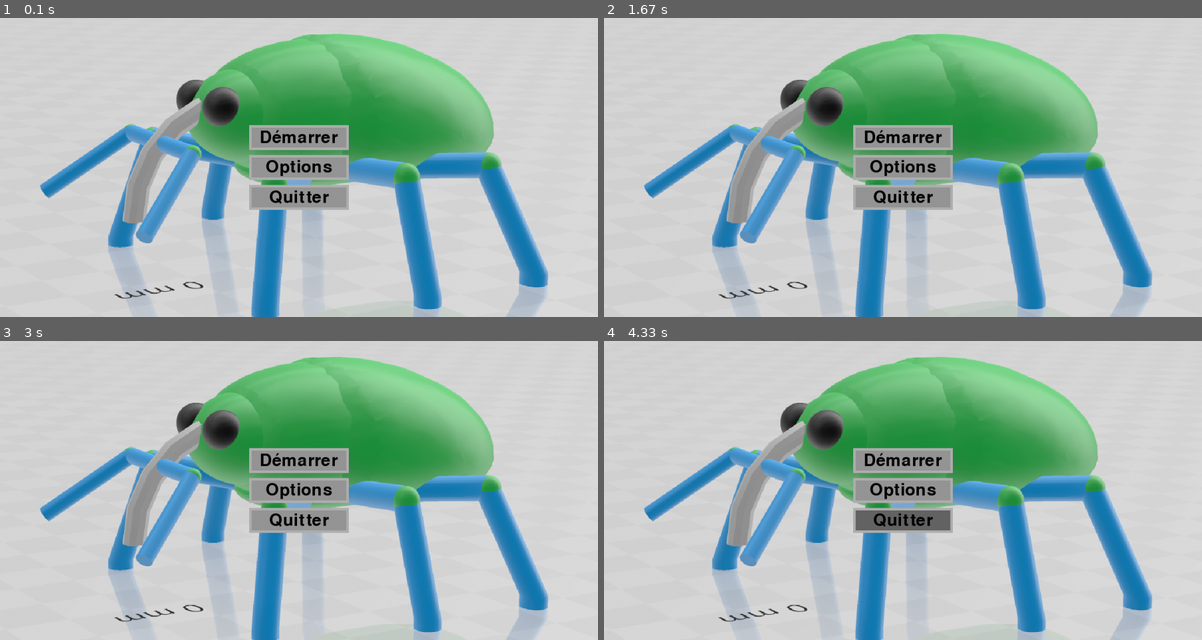
Above: before the commit, frames 1-4 (two rows, left to right).
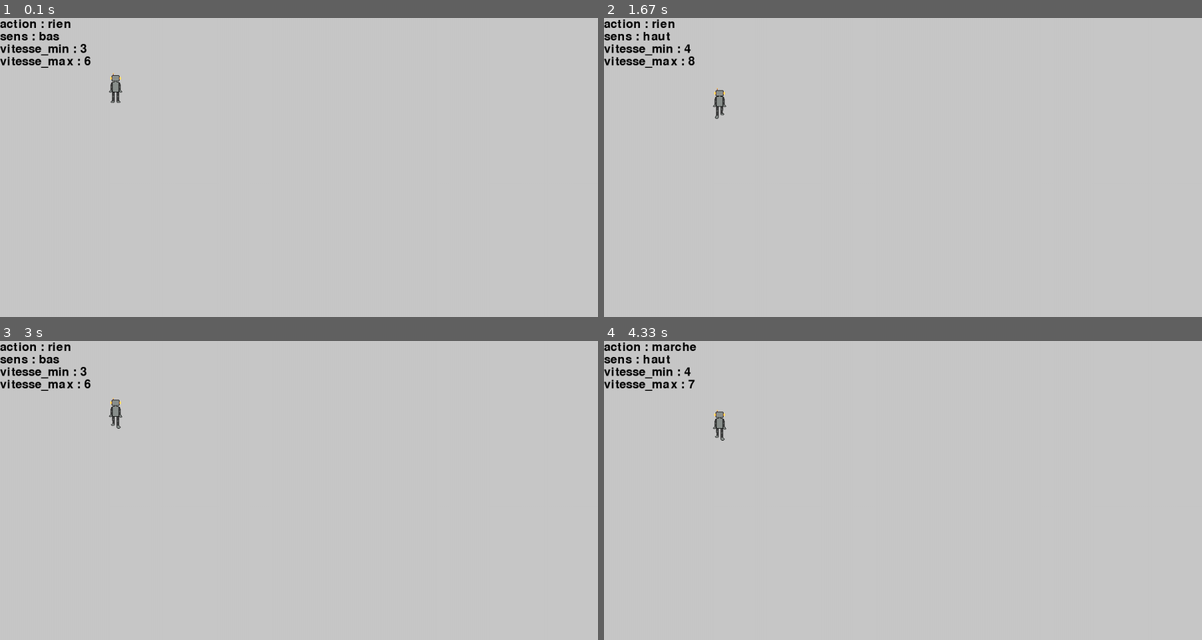
Above: after the commit, the same moments.

Repository: artieur262/Roborancon
Game: pygame game, started from main.py
Two runs of this game, one before a commit and one after it. Both use one fixed random seed, a clock stepped at 60 frames per second and the inputs below.
Inputs (mouse positions are in pixels of both pictures, inside the frame that each line leads up to):
- Up to frame 1 (0.1 s): no input
- Up to frame 2 (1.67 s): tap Space at 0.33, 0.73, 1.03, 1.23, 1.57 s; hold Right 0.67-1.13 s; move the mouse to (1094, 158) at 0.7 s; tap Shift at 0.82 s; hold Up 1.17-1.47 s; move the mouse to (759, 170) at 1.2 s; tap S at 1.32 s; hold Right from 1.5 s (still down); move the mouse to (717, 122) at 1.53 s
- Up to frame 3 (3 s): tap Space at 1.87, 2.07, 2.37, 2.63, 2.97 s; release Right at 1.97 s; hold Left 2-2.53 s; move the mouse to (388, 385) at 2.03 s; tap Shift at 2.15 s; hold Down 2.57-2.87 s; move the mouse to (370, 517) at 2.6 s; tap S at 2.72 s; hold Left from 2.9 s (still down); move the mouse to (310, 388) at 2.93 s
- Up to frame 4 (4.33 s): tap Space at 3.27, 3.4, 3.8, 4.1 s; release Left at 3.3 s; hold Up 3.33-3.7 s; move the mouse to (687, 481) at 3.37 s; tap Shift at 3.48 s; hold Right from 3.73 s (still down); move the mouse to (908, 520) at 3.77 s; tap S at 3.88 s

The runs differ from the first frame. In frame 1, 35% of the frame differs, in the area x 0-92%, y 0-100%; in frame 2, 35%; in frame 3, 35%; in frame 4, 35%.

Commit message:
changement du mini jeu quand on apuit sur jouer

Diff:
--- a/main.py
+++ b/main.py
@@ -1,6 +1,6 @@
 # import pygame
 
-import teste1
+
 
 # from interface.graphique import gener_texture
 from interface.actualisation_pygame import change_fullscreen
@@ -8,7 +8,8 @@
 from menu.start_menu import StartMenu
 from menu.menu_option import MenuOption
 from autre import save
-
+import teste1
+import teste5
 
 def main():
     """fonction principale"""
@@ -37,7 +38,7 @@
             if temp == "jouer":
                 action = "jeu"
         if action == "jeu":
-            teste1.main()
+            teste5.main()
             action = "menu_start"
         if action == "menu_option":
             temp = MenuOption.main(clavier, souris, langue["menu"])
--- a/teste5.py
+++ b/teste5.py
@@ -6,132 +6,8 @@
 from autre import save
 
 # pylint: disable=no-member
-def main1():
-    corps = Corps(
-        "corps",
-        "j'aime les chatons",
-        "textures/entity/playeur/corps/corps0.png",
-        "textures/entity/playeur/corps",
-        1,
-        1,
-        {},
-        {
-            "tete": (0, 0),
-            "corps": (0, 0),
-            "bras_droit": (0, 0),
-            "bras_gauche": (0, 0),
-            "jambe_droit": (0, 0),
-            "jambe_gauche": (0, 0),
-        },
-        ["corps", "tete", "bras_droit", "bras_gauche", "jambe_droit", "jambe_gauche"],
-    )
-    tete = Membre(
-        "tete",
-        "j'aime les chatons",
-        "textures/entity/playeur/tete/tete0.png",
-        "textures/entity/playeur/tete/",
-        1,
-        1,
-        {},
-    )
 
-    bras_d = MembreSens(
-        "bras",
-        "j'aime les chatons",
-        "textures/entity/playeur/bras d/bras0 d.png",
-        {
-            sens: f"textures/entity/playeur/bras {lettre}"
-            for lettre, sens in zip(("d", "g"), ("droit", "gauche"))
-        },
-        1,
-        1,
-        {},
-        "droit",
-    )
-    jambe_d = MembreSens(
-        "jambe",
-        "j'aime les chatons",
-        "textures/entity/playeur/jambe d/jambe0 d.png",
-        {
-            sens: f"textures/entity/playeur/jambe {lettre}"
-            for lettre, sens in zip(("d", "g"), ("droit", "gauche"))
-        },
-        1,
-        1,
-        {},
-        "droit",
-    )
-    bras_g = MembreSens(
-        "bras",
-        "j'aime les chatons",
-        "textures/entity/playeur/bras g/bras0 g.png",
-        {
-            sens: f"textures/entity/playeur/bras {lettre}"
-            for lettre, sens in zip(("d", "g"), ("droit", "gauche"))
-        },
-        1,
-        1,
-        {},
-        "gauche",
-    )
-    jambe_g = MembreSens(
-        "jambe",
-        "j'aime les chatons",
-        "textures/entity/playeur/jambe g/jambe0 g.png",
-        {
-            sens: f"textures/entity/playeur/jambe {lettre}"
-            for lettre, sens in zip(("d", "g"), ("droit", "gauche"))
-        },
-        1,
-        1,
-        {},
-        "gauche",
-    )
-    playeur = Playeur(
-        (0, 0),
-        (100, 100),
-        {"vie": 100, "force": 10, "vitesse": 10},
-    )
-
-    playeur.membre_equipe["corps"] = corps
-    playeur.membre_equipe["tete"] = tete
-    playeur.membre_equipe["bras_droit"] = bras_d
-    playeur.membre_equipe["jambe_droit"] = jambe_d
-    playeur.membre_equipe["bras_gauche"] = bras_g
-    playeur.membre_equipe["jambe_gauche"] = jambe_g
-    playeur.calcul_stats()
-    playeur.actualise_texture()
-
-    playeur.action = "marche"
-    clok = pygame.time.Clock()
-    tick = 0
-    vitesse = 2
-    while True:
-        for event in pygame.event.get():
-            if event.type == pygame.QUIT:
-                exit()
-            if event.type == pygame.KEYDOWN:
-                if event.key == pygame.K_SPACE:
-                    playeur.action = "marche" if playeur.action == "rien" else "rien"
-                if event.key == pygame.K_r:
-                    playeur.set_pos((10, 10))
-                if event.key == pygame.K_UP:
-                    vitesse += 1
-                if event.key == pygame.K_DOWN:
-                    vitesse -= 1
-
-        screen.fill((0, 0, 0))
-        if tick % 7 == 0:
-            playeur.actualise_animation()
-            if playeur.action == "marche":
-
-                playeur.add_pos((0, vitesse))
-        playeur.afficher((-100, -100))
-        pygame.display.flip()
-        clok.tick(60)
-        tick += 1
-
-def main2():
+def main():
     playeur=Playeur.genere_self(save.load_json("teste/playeur.json"))
 
     playeur.action = "marche_bas"
@@ -195,4 +71,4 @@
         pygame.display.flip()
         clok.tick(60)
         tick += 1
-main2()
+main()
